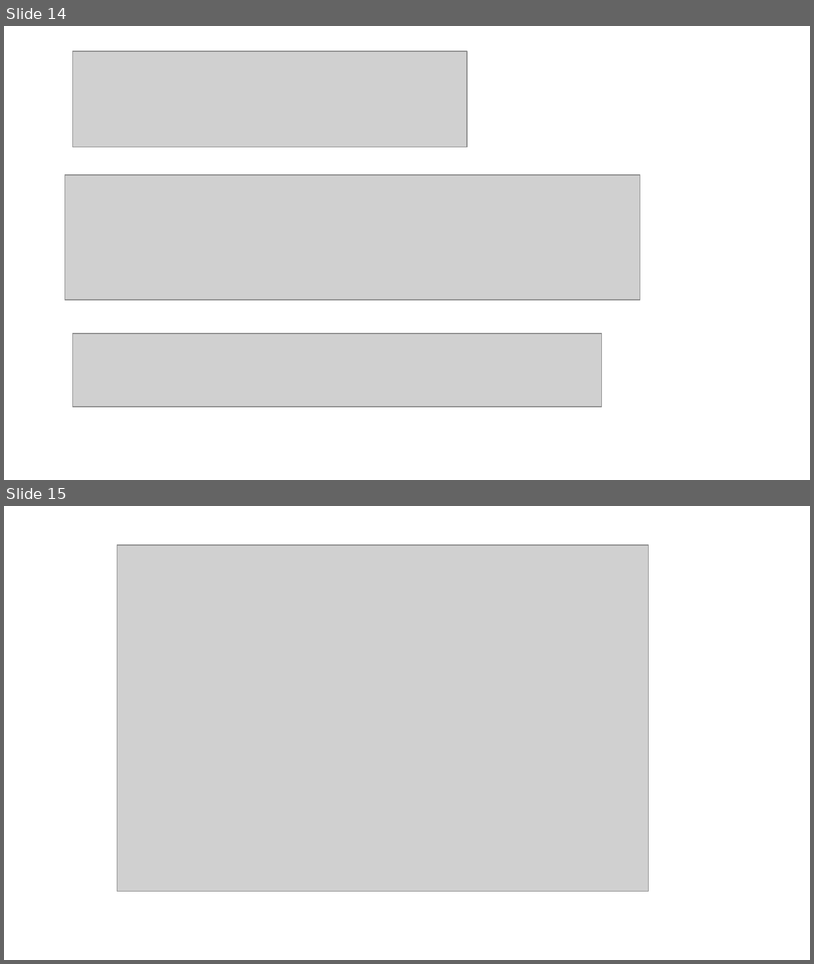
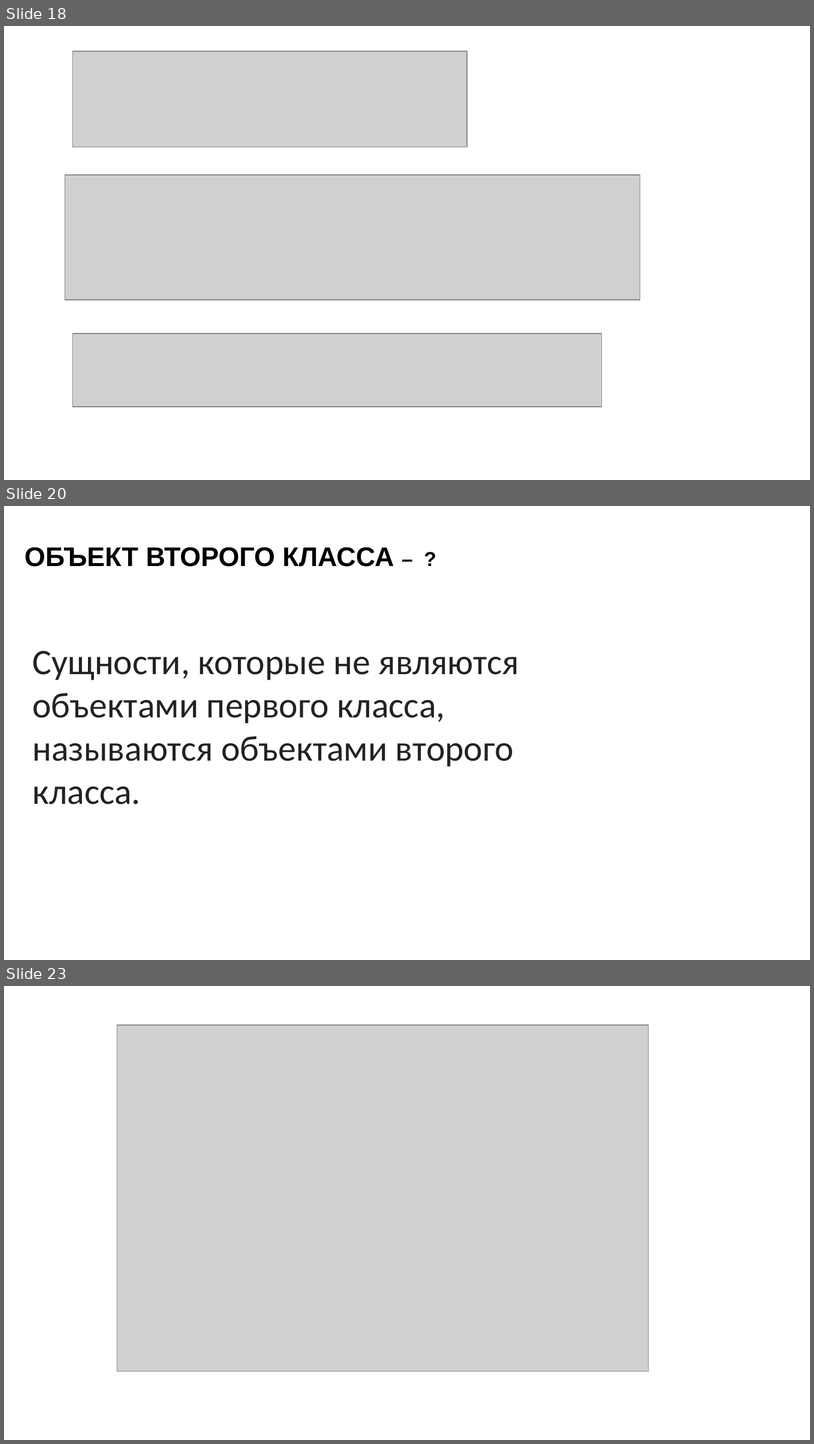
Before and after one commit to ookotukoo/pt-2.1-from-11.11, a slide deck: m1/ppt/1.pptx. Shown one above the other, each under a label of ours: slides 14 and 15 before the commit, slides 18, 20 and 23 after it; the slides between them are not shown. The pictures are 814x964 and 814x1444 pixels, drawn with LibreOffice and Linux fonts; fonts in the diff are those of the drawing; grey boxes stand for pictures; background and template pictures are left out. Boxes give left, top, right and bottom in pixels: in the first picture for what was removed or moved away, otherwise in the second. Text is boxed around its words. In the diff, an @@ line names an element or a change of style, - is before the commit and + after.

```diff
--- a/m1/ppt/1.pptx
+++ b/m1/ppt/1.pptx
@@ slide 20 added at box(4, 506, 810, 960), background #FFFFFF @@
@@ subtitle added at box(24, 547, 394, 567), 24 pt, text #000000, bold @@
+ОБЪЕКТ ВТОРОГО КЛАССА – ?
@@ text added at box(32, 651, 519, 804), 32 pt, text #222222 @@
+Сущности, которые не являются объектами первого класса, называются объектами второго класса.
@@ what was slide 14 is now slide 18 @@
@@ what was slide 15 is now slide 23 @@
```
Also in this commit, not shown: 3 slides changed, 8 other slides added, 1 slide removed, 7 other files.
